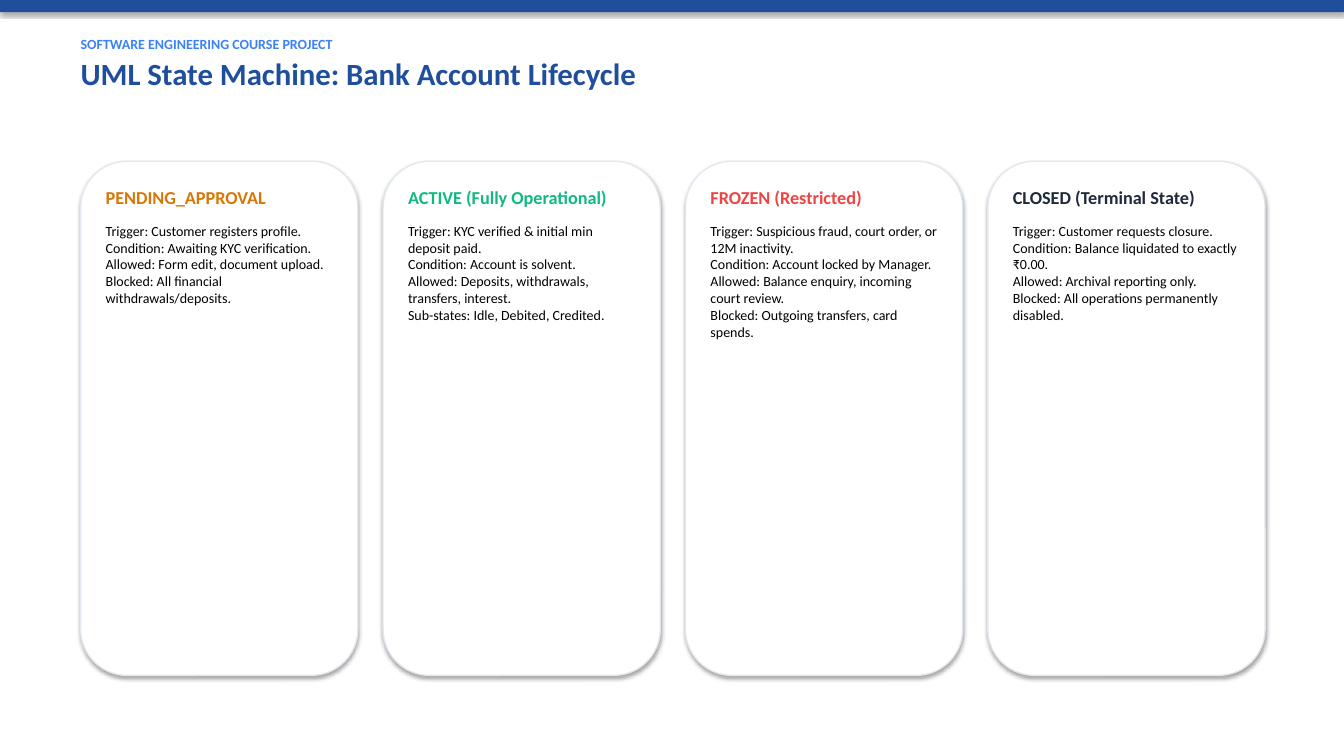
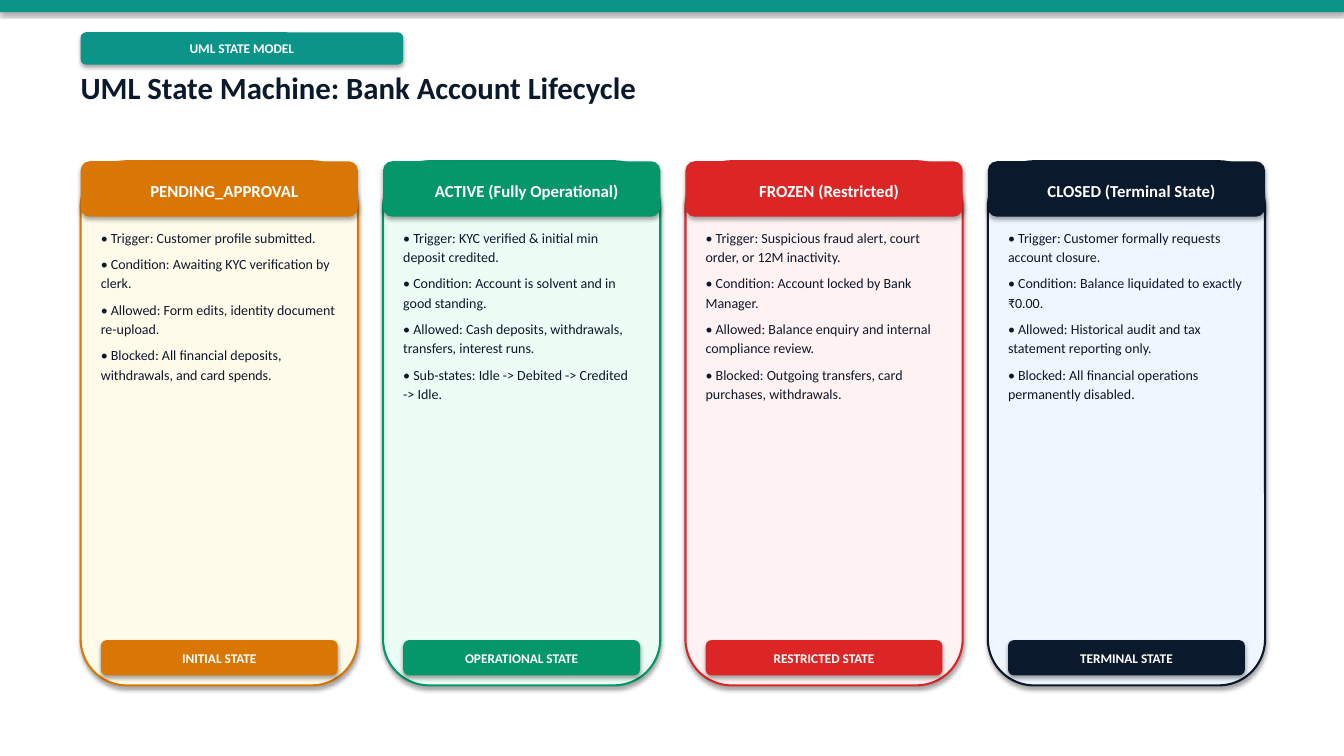
Before and after one commit to shreyasghatekar1-prog/Database-Management-System-Course-Project, a slide deck: slide 21 of Bank_Management_System_Software_Engineering_Presentation.pptx. Drawn at 1344x756 pixels with LibreOffice and Linux fonts; fonts in the diff are those of the drawing. Boxes give left, top, right and bottom in pixels: in the first picture for what was removed or moved away, otherwise in the second. Text is boxed around its words. In the diff, an @@ line names an element or a change of style, - is before the commit and + after.

```diff
--- a/Bank_Management_System_Software_Engineering_Presentation.pptx
+++ b/Bank_Management_System_Software_Engineering_Presentation.pptx
@@ rectangle at bbox=[0, 0, 1344, 12]: fill #1F4E9C to #0D9488 @@
@@ text at bbox=[81, 40, 333, 49]: paragraph removed @@
-SOFTWARE ENGINEERING COURSE PROJECT
@@ rounded rectangle added at bbox=[81, 32, 403, 65], fill #0D9488, 9.5 pt, text #FFFFFF, bold @@
+UML STATE MODEL
@@ text "UML State Machine: Bank Account ...": place and size @@
-text "UML State Machine: Bank Account ..." at bbox=[81, 40, 636, 90]
+text "UML State Machine: Bank Account ..." at bbox=[81, 77, 636, 104]
@@ text "UML State Machine: Bank Account ..." at bbox=[81, 77, 636, 104]: text colour #1F4E9C to #0B192C; less space between paragraphs @@
@@ rounded rectangle: place and size @@
-rounded rectangle at bbox=[81, 161, 358, 676]
+rounded rectangle at bbox=[81, 161, 358, 686]
@@ rounded rectangle at bbox=[81, 161, 358, 686]: fill #FFFFFF to #FFFBEB; outline #E2E8F0 1 pt to #D97706 1.5 pt @@
@@ rounded rectangle added at bbox=[81, 161, 358, 217], fill #D97706, 12 pt, text #FFFFFF, bold @@
+PENDING_APPROVAL
@@ rounded rectangle: place and size @@
-rounded rectangle at bbox=[383, 161, 660, 676]
+rounded rectangle at bbox=[383, 161, 660, 686]
@@ rounded rectangle at bbox=[383, 161, 660, 686]: fill #FFFFFF to #ECFDF5; outline #E2E8F0 1 pt to #059669 1.5 pt @@
@@ rounded rectangle added at bbox=[383, 161, 660, 217], fill #059669, 12 pt, text #FFFFFF, bold @@
+ACTIVE (Fully Operational)
@@ rounded rectangle: place and size @@
-rounded rectangle at bbox=[686, 161, 963, 676]
+rounded rectangle at bbox=[686, 161, 963, 686]
@@ rounded rectangle at bbox=[686, 161, 963, 686]: fill #FFFFFF to #FEF2F2; outline #E2E8F0 1 pt to #DC2626 1.5 pt @@
@@ rounded rectangle added at bbox=[686, 161, 963, 217], fill #DC2626, 12 pt, text #FFFFFF, bold @@
+FROZEN (Restricted)
@@ rounded rectangle: place and size @@
-rounded rectangle at bbox=[988, 161, 1265, 676]
+rounded rectangle at bbox=[988, 161, 1265, 686]
@@ rounded rectangle at bbox=[988, 161, 1265, 686]: fill #FFFFFF to #EFF6FF; outline #E2E8F0 1 pt to #0B192C 1.5 pt @@
@@ rounded rectangle added at bbox=[988, 161, 1265, 217], fill #0B192C, 12 pt, text #FFFFFF, bold @@
+CLOSED (Terminal State)
@@ text at bbox=[101, 233, 335, 383]: text changed; text colour #000000 to #0F172A @@
-PENDING_APPROVAL
-Trigger: Customer registers profile.
-Condition: Awaiting KYC verification.
-Allowed: Form edit, document upload.
-Blocked: All financial withdrawals/deposits.
+• Trigger: Customer profile submitted.
+• Condition: Awaiting KYC verification by clerk.
+• Allowed: Form edits, identity document re-upload.
+• Blocked: All financial deposits, withdrawals, and card spends.
@@ text at bbox=[403, 233, 628, 399]: text changed; text colour #000000 to #0F172A @@
-ACTIVE (Fully Operational)
-Trigger: KYC verified & initial min deposit paid.
-Condition: Account is solvent.
-Allowed: Deposits, withdrawals, transfers, interest.
-Sub-states: Idle, Debited, Credited.
+• Trigger: KYC verified & initial min deposit credited.
+• Condition: Account is solvent and in good standing.
+• Allowed: Cash deposits, withdrawals, transfers, interest runs.
+• Sub-states: Idle -> Debited -> Credited -> Idle.
@@ text at bbox=[706, 233, 931, 402]: text changed; text colour #000000 to #0F172A @@
-FROZEN (Restricted)
-Trigger: Suspicious fraud, court order, or 12M inactivity.
-Condition: Account locked by Manager.
-Allowed: Balance enquiry, incoming court review.
-Blocked: Outgoing transfers, card spends.
+• Trigger: Suspicious fraud alert, court order, or 12M inactivity.
+• Condition: Account locked by Bank Manager.
+• Allowed: Balance enquiry and internal compliance review.
+• Blocked: Outgoing transfers, card purchases, withdrawals.
@@ text at bbox=[1008, 233, 1242, 402]: text changed; text colour #000000 to #0F172A @@
-CLOSED (Terminal State)
-Trigger: Customer requests closure.
-Condition: Balance liquidated to exactly ₹0.00.
-Allowed: Archival reporting only.
-Blocked: All operations permanently disabled.
+• Trigger: Customer formally requests account closure.
+• Condition: Balance liquidated to exactly ₹0.00.
+• Allowed: Historical audit and tax statement reporting only.
+• Blocked: All financial operations permanently disabled.
@@ rounded rectangle added at bbox=[101, 640, 338, 676], fill #D97706, 9.5 pt, text #FFFFFF, bold @@
+INITIAL STATE
@@ rounded rectangle added at bbox=[403, 640, 640, 676], fill #059669, 9.5 pt, text #FFFFFF, bold @@
+OPERATIONAL STATE
@@ rounded rectangle added at bbox=[706, 640, 943, 676], fill #DC2626, 9.5 pt, text #FFFFFF, bold @@
+RESTRICTED STATE
@@ rounded rectangle added at bbox=[1008, 640, 1245, 676], fill #0B192C, 9.5 pt, text #FFFFFF, bold @@
+TERMINAL STATE
```
Also in this commit, not shown: 26 other slides changed, 2 slides added, 2 slides removed, 1 other file.
